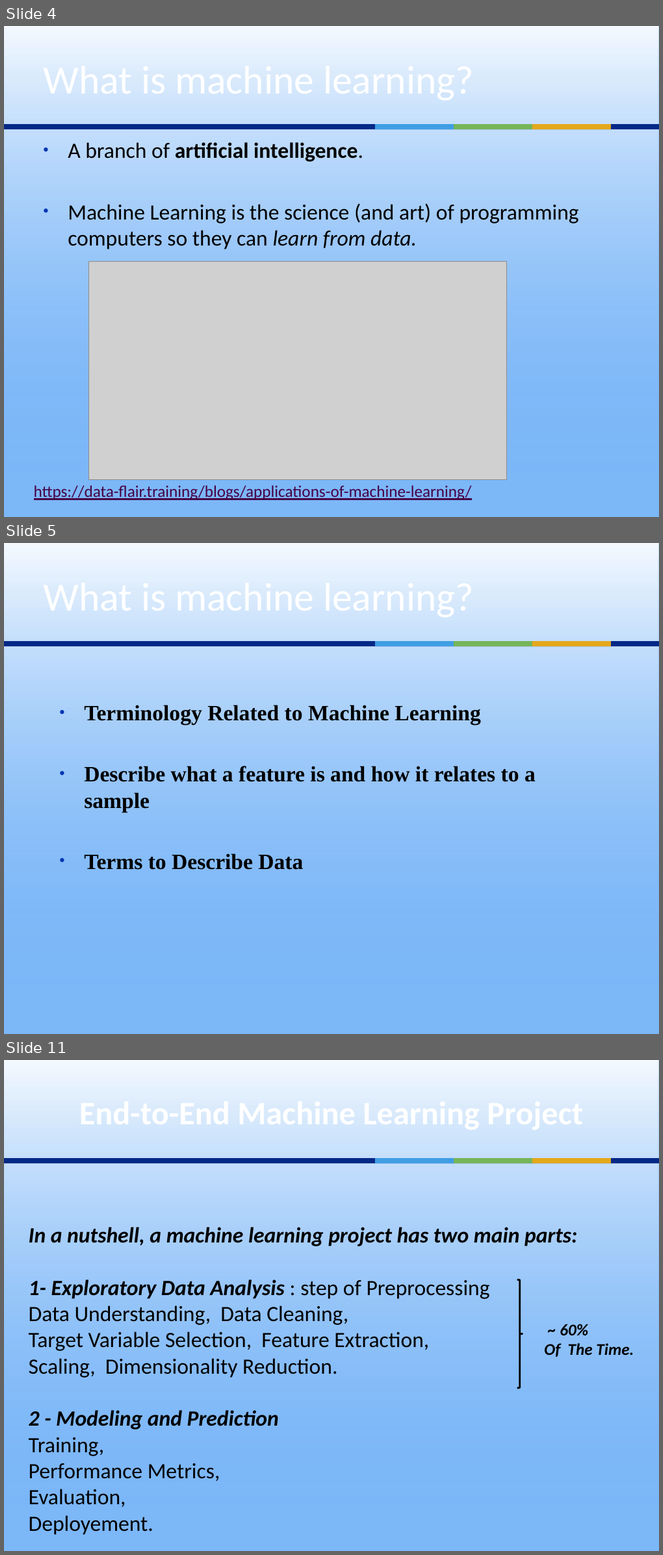
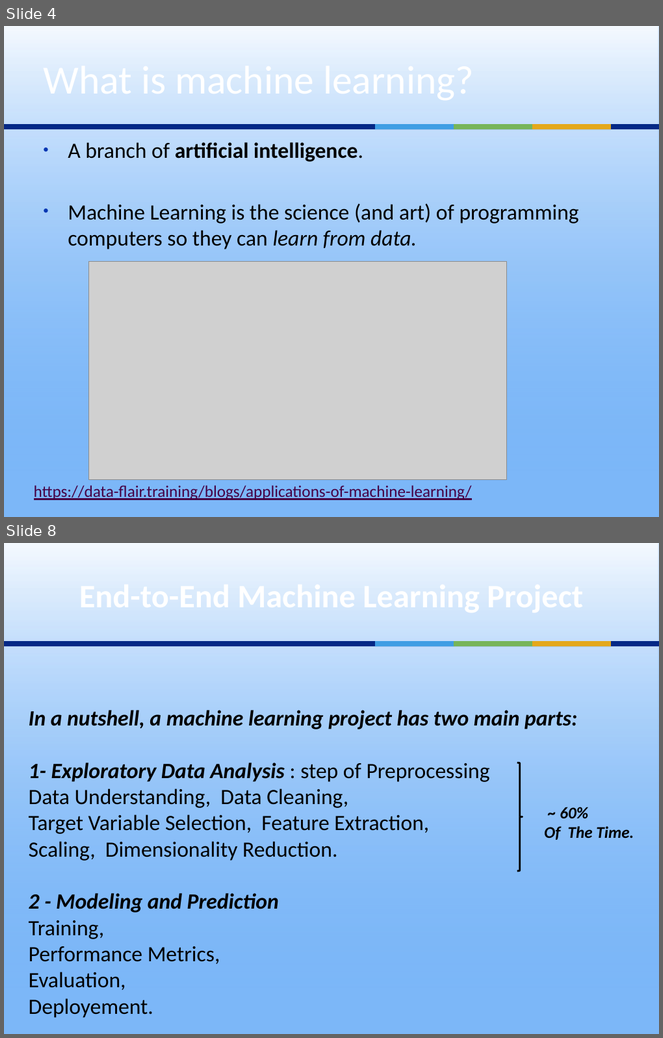
Before and after one commit to ouzarf/seminars, a slide deck: uminho19-ML.pptx. Shown one above the other, each under a label of ours: slides 4, 5 and 11 before the commit, slides 4 and 8 after it; the slides between them are not shown. The pictures are 663x1555 and 663x1038 pixels, drawn with LibreOffice and Linux fonts; fonts in the diff are those of the drawing; grey boxes stand for pictures. Boxes give left, top, right and bottom in pixels: in the first picture for what was removed or moved away, otherwise in the second. Text is boxed around its words. In the diff, an @@ line names an element or a change of style, - is before the commit and + after.

```diff
--- a/uminho19-ML.pptx
+++ b/uminho19-ML.pptx
@@ slide 5 removed at bbox=[4, 543, 659, 1034], background #7CB7F8; not listed: 5 template elements that a slide beside it also shows @@
@@ text removed at bbox=[84, 705, 536, 870] @@
-• Terminology Related to Machine Learning
-• Describe what a feature is and how it relates to a sample
-• Terms to Describe Data
@@ what was slide 11 is now slide 8 @@
```
Also in this commit, not shown: 12 slides changed, 1 slide added, 3 other slides removed, 5 other files.
